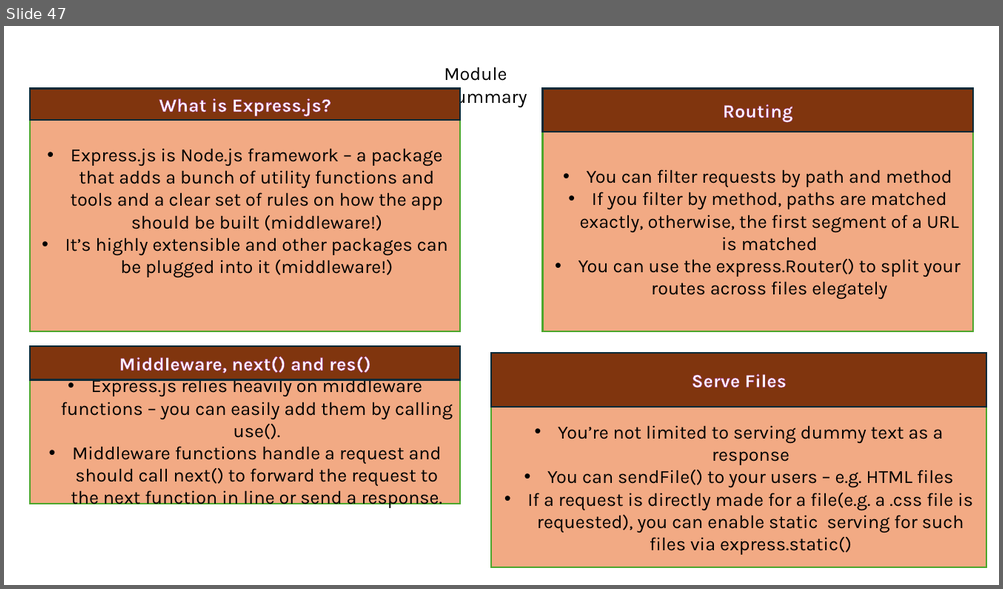
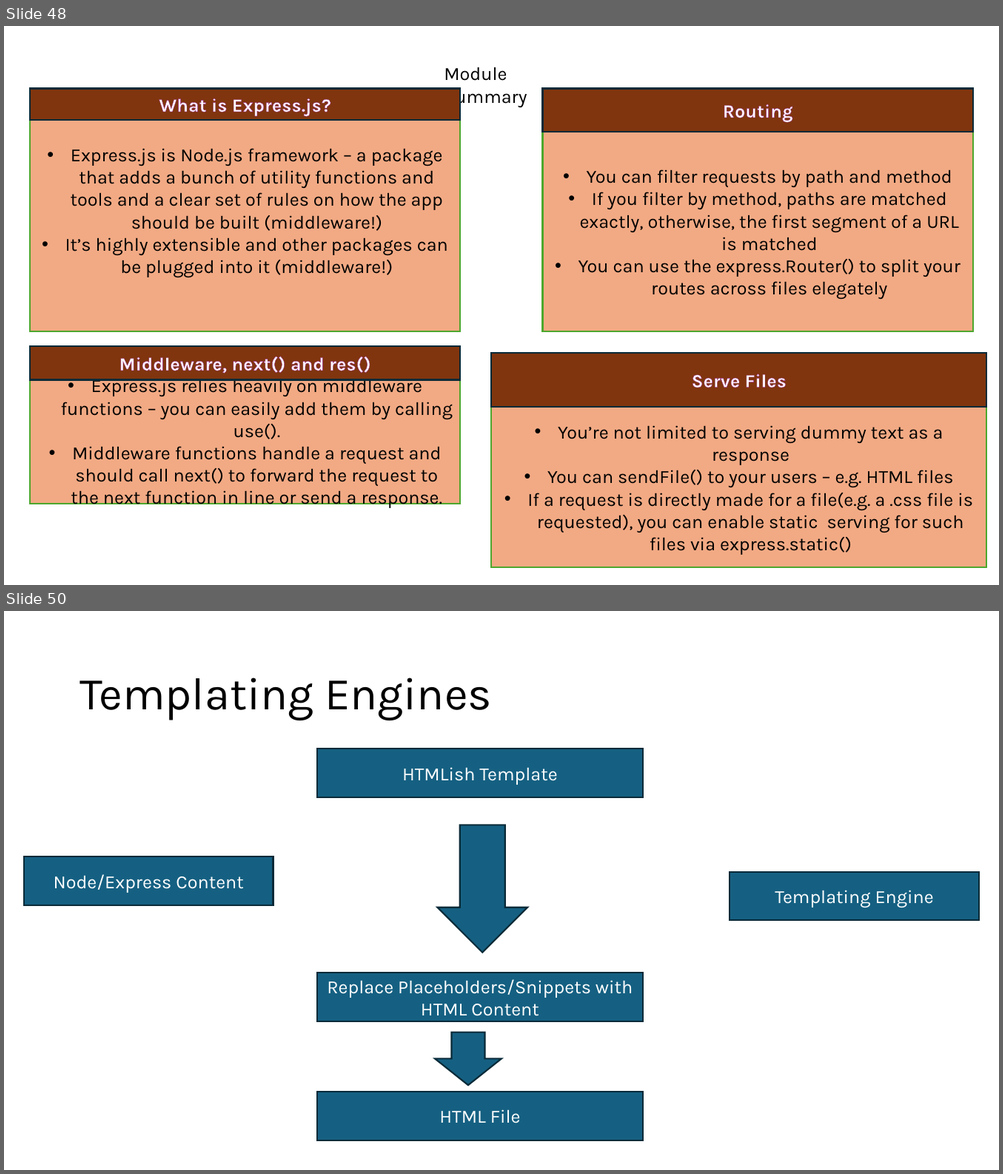
Before and after one commit to PiyushChaturvedii/Batch05, a slide deck: node/Nodejs.pptx. Shown one above the other, each under a label of ours: slide 47 before the commit, slides 48 and 50 after it; the slides between them are not shown. The pictures are 1003x589 and 1003x1174 pixels, drawn with LibreOffice and Linux fonts; fonts in the diff are those of the drawing. Boxes give left, top, right and bottom in pixels: in the first picture for what was removed or moved away, otherwise in the second. Text is boxed around its words. In the diff, an @@ line names an element or a change of style, - is before the commit and + after.

```diff
--- a/node/Nodejs.pptx
+++ b/node/Nodejs.pptx
@@ slide 50 added at bbox=[4, 611, 999, 1170], background #FFFFFF @@
@@ title added at bbox=[79, 678, 492, 721], 44 pt, text #000000 @@
+Templating Engines
@@ rectangle added at bbox=[316, 749, 643, 797], fill #156082, outline #092A39 1.5 pt, 18 pt, text #FFFFFF @@
+HTMLish Template
@@ down arrow added at bbox=[438, 825, 528, 953], fill #156082, outline #092A39 1.5 pt @@
@@ rectangle added at bbox=[24, 857, 273, 906], fill #156082, outline #092A39 1.5 pt, 18 pt, text #FFFFFF @@
+Node/Express Content
@@ rectangle added at bbox=[730, 872, 979, 920], fill #156082, outline #092A39 1.5 pt, 18 pt, text #FFFFFF @@
+Templating Engine
@@ rectangle added at bbox=[316, 973, 643, 1022], fill #156082, outline #092A39 1.5 pt, 18 pt, text #FFFFFF @@
+Replace Placeholders/Snippets with HTML Content
@@ down arrow added at bbox=[435, 1033, 501, 1085], fill #156082, outline #092A39 1.5 pt @@
@@ rectangle added at bbox=[316, 1092, 643, 1141], fill #156082, outline #092A39 1.5 pt, 18 pt, text #FFFFFF @@
+HTML File
@@ what was slide 47 is now slide 48 @@
```
Also in this commit, not shown: 3 other slides added, 1 other file.
